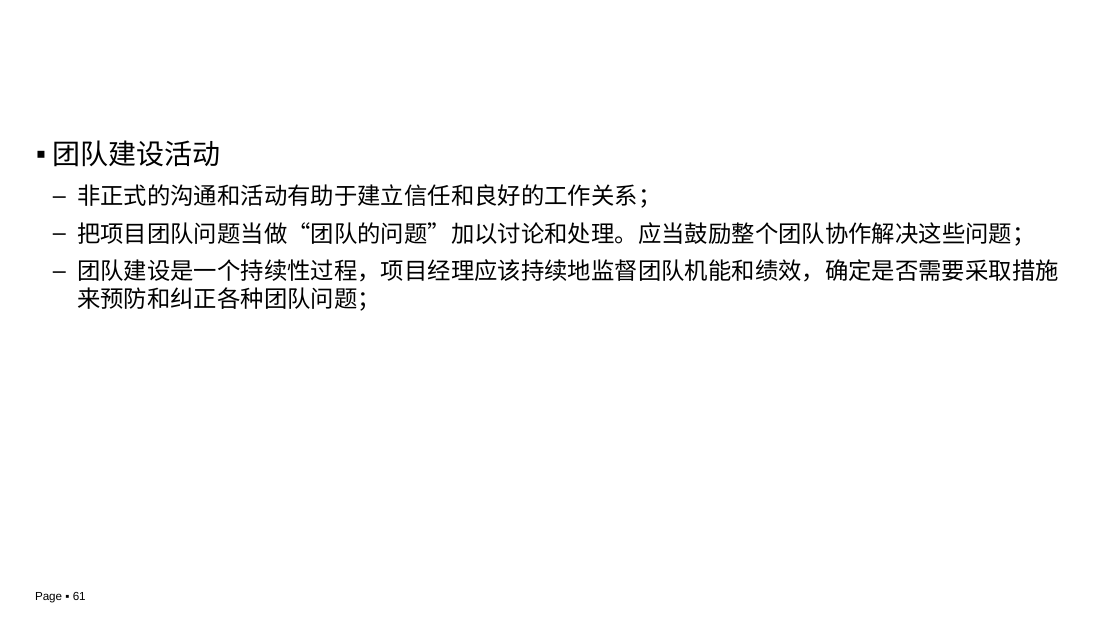
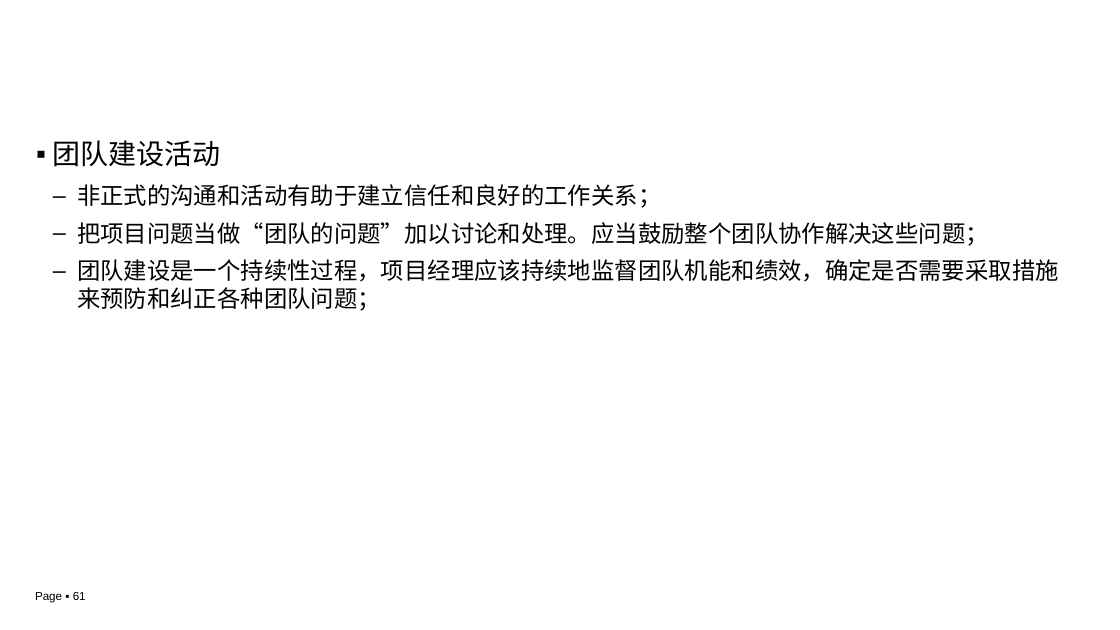
Before and after one commit to edu2act/course-IT-Project-Management, a slide deck: slide 61 of materials/slides/ch04.pptx. Drawn at 1120x630 pixels with LibreOffice and Linux fonts; fonts in the diff are those of the drawing; background and template pictures are left out. Boxes give left, top, right and bottom in pixels: in the first picture for what was removed or moved away, otherwise in the second. Text is boxed around its words. In the diff, an @@ line names an element or a change of style, - is before the commit and + after.

```diff
--- a/materials/slides/ch04.pptx
+++ b/materials/slides/ch04.pptx
@@ text at bbox=[77, 222, 989, 246]: text changed @@
-  – 把项目团队问题当做“团队的问题”加以讨论和处理。应当鼓励整个团队协作解决这些问题；
+  – 把项目问题当做“团队的问题”加以讨论和处理。应当鼓励整个团队协作解决这些问题；
```
Also in this commit, not shown: 10 other slides changed.
